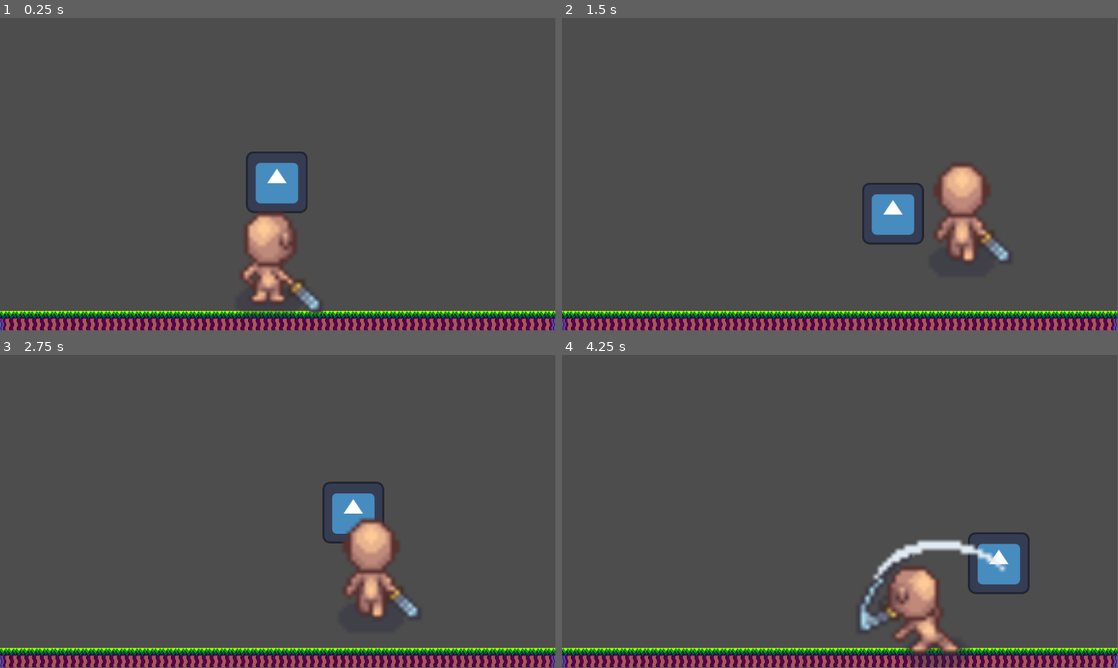
Above: before the commit, frames 1-4 (two rows, left to right).
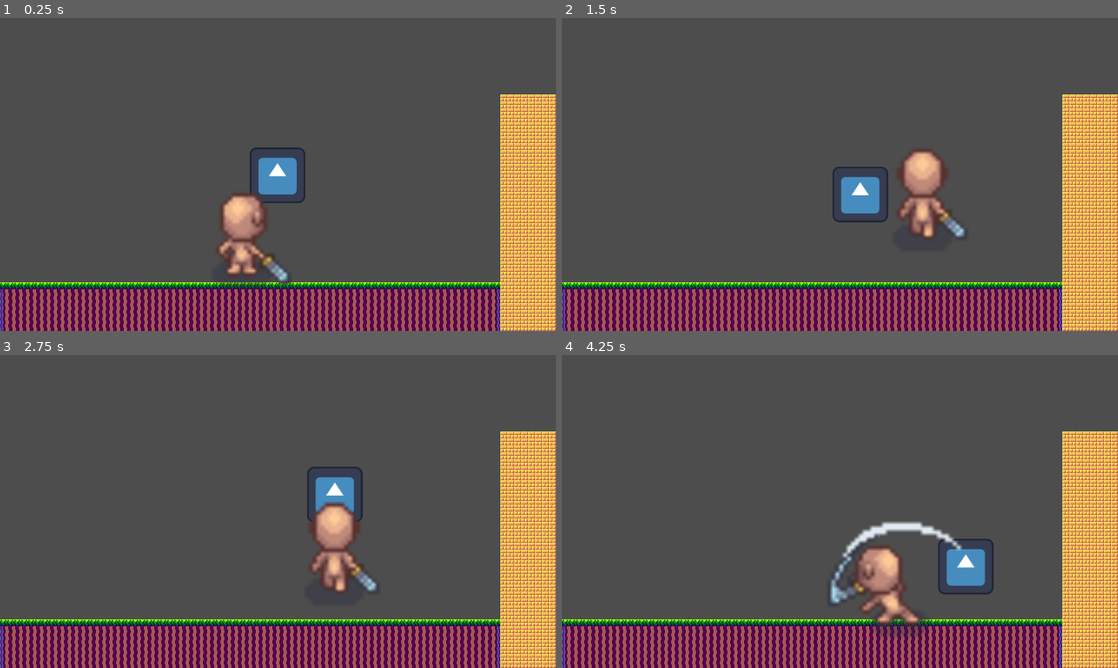
Above: after the commit, the same moments.

Repository: GamesEverMade/FurrieousBlockade
Game: Godot game, scene res://scenes/main_scene.tscn
The game is run twice, just before and just after one commit, with the same random seed, the same clock (stepped at 60 frames per second) and the same inputs. The engine's default icon, where the game draws it, is replaced by a stand-in: a white triangle on a blue panel in a dark square.
Inputs (mouse positions are in pixels of both pictures, inside the frame that each line leads up to):
- Up to frame 1 (0.25 s): no input
- Up to frame 2 (1.5 s): move the mouse to (962, 158) at 0.52 s; hold D (right) from 0.53 s (still down); tap W (up) at 0.6, 0.77, 1.07 s; move the mouse to (728, 190) at 1.27 s; tap Space (parry) at 1.35 s
- Up to frame 3 (2.75 s): tap W (up) at 1.52, 1.55, 1.82, 2.1 s; move the mouse to (333, 442) at 2.02 s; release D (right) at 2.03 s; hold A (left) from 2.03 s (still down)
- Up to frame 4 (4.25 s): move the mouse to (812, 574) at 2.77 s; release A (left) at 2.78 s; hold D (right) from 2.78 s (still down); tap Space (parry) at 2.85 s; tap W (up) at 3.02, 3.05, 3.32, 3.6, 3.77, 4.07 s; move the mouse to (1006, 558) at 3.52 s
In our replay, the window is 799x449 before the commit and 800x450 after it. These sizes can differ from the game's own. Grey fills any space a smaller window leaves; there, only what the larger window draws over its background counts as a difference.

The runs differ from the first frame. In frame 1, 24% of the frame differs, in the area x 0-100%, y 0-100%; in frame 2, 26%; in frame 3, 25%; in frame 4, 26%.

Commit message:
feat: added main and options menu
worked on the prototype of the game's menu. It still missing most of its functionalities. I guess it still missing arround 80% of its functionalities.

Diff:
--- a/project.godot
+++ b/project.godot
@@ -14,6 +14,12 @@
 run/main_scene="uid://buog32t2oj81d"
 config/features=PackedStringArray("4.4", "GL Compatibility")
 config/icon="res://assets/icon.svg"
+
+[display]
+
+window/size/viewport_width=1280
+window/size/viewport_height=720
+window/stretch/mode="viewport"
 
 [input]
 
--- /dev/null
+++ b/scenes/main_menu.tscn
@@ -0,0 +1,72 @@
+[gd_scene load_steps=4 format=3 uid="uid://bale7nv44bxy5"]
+
+[ext_resource type="Script" uid="uid://bvh86dithupul" path="res://scripts/main_menu.gd" id="1_l6cm7"]
+[ext_resource type="Texture2D" uid="uid://bqur1njuwgvgn" path="res://assets/test_background/furry-artwork-wallpaper-preview.jpg" id="2_ekxnf"]
+
+[sub_resource type="SystemFont" id="SystemFont_ekxnf"]
+font_names = PackedStringArray("Geneva")
+
+[node name="menu" type="Control"]
+layout_mode = 3
+anchors_preset = 15
+anchor_right = 1.0
+anchor_bottom = 1.0
+grow_horizontal = 2
+grow_vertical = 2
+script = ExtResource("1_l6cm7")
+
+[node name="TextureRect" type="TextureRect" parent="."]
+layout_mode = 1
+anchors_preset = 15
+anchor_right = 1.0
+anchor_bottom = 1.0
+grow_horizontal = 2
+grow_vertical = 2
+texture = ExtResource("2_ekxnf")
+
+[node name="MarginContainer" type="MarginContainer" parent="."]
+layout_mode = 1
+offset_left = 11.0
+offset_top = 106.0
+offset_right = 382.0
+offset_bottom = 273.0
+scale = Vector2(3, 3)
+
+[node name="title" type="Label" parent="MarginContainer"]
+layout_mode = 2
+size_flags_vertical = 0
+theme_override_colors/font_color = Color(0.910388, 0.245578, 0.85089, 1)
+theme_override_colors/font_shadow_color = Color(0.442084, 0.357542, 0.944167, 1)
+theme_override_colors/font_outline_color = Color(0.065041, 0.717477, 0.890003, 1)
+theme_override_fonts/font = SubResource("SystemFont_ekxnf")
+theme_override_font_sizes/font_size = 30
+text = "Furrieous Brake Blockade"
+
+[node name="VBoxContainer" type="VBoxContainer" parent="MarginContainer"]
+layout_mode = 2
+size_flags_vertical = 8
+theme_override_constants/separation = 8
+alignment = 1
+
+[node name="Control" type="Control" parent="MarginContainer/VBoxContainer"]
+layout_mode = 2
+
+[node name="play" type="Button" parent="MarginContainer/VBoxContainer"]
+layout_mode = 2
+theme_override_colors/font_disabled_color = Color(0.704198, 0.07702, 0.335283, 1)
+theme_override_colors/font_hover_pressed_color = Color(0.448317, 0.134233, 0.473396, 1)
+theme_override_colors/font_outline_color = Color(0.455657, 0.166484, 0.370128, 1)
+theme_override_colors/font_focus_color = Color(0.657632, 0.124129, 0.698592, 1)
+text = "New Game"
+
+[node name="options" type="Button" parent="MarginContainer/VBoxContainer"]
+layout_mode = 2
+text = "Options"
+
+[node name="quit" type="Button" parent="MarginContainer/VBoxContainer"]
+layout_mode = 2
+text = "Quit"
+
+[connection signal="pressed" from="MarginContainer/VBoxContainer/play" to="." method="_on_play_pressed"]
+[connection signal="pressed" from="MarginContainer/VBoxContainer/options" to="." method="_on_options_pressed"]
+[connection signal="pressed" from="MarginContainer/VBoxContainer/quit" to="." method="_on_quit_pressed"]
--- /dev/null
+++ b/scenes/options_menu.tscn
@@ -0,0 +1,147 @@
+[gd_scene load_steps=3 format=3 uid="uid://c20vo7h2xgd3k"]
+
+[ext_resource type="Script" uid="uid://7jhh0pjctk2x" path="res://scripts/options_menu.gd" id="1_liyum"]
+[ext_resource type="Texture2D" uid="uid://cmhawnaioo3q2" path="res://assets/test_background/images.jpeg" id="2_ijpji"]
+
+[node name="OptionsMenu" type="Control"]
+layout_mode = 3
+anchors_preset = 15
+anchor_right = 1.0
+anchor_bottom = 1.0
+grow_horizontal = 2
+grow_vertical = 2
+script = ExtResource("1_liyum")
+
+[node name="TextureRect" type="TextureRect" parent="."]
+layout_mode = 1
+anchors_preset = 15
+anchor_right = 1.0
+anchor_bottom = 1.0
+grow_horizontal = 2
+grow_vertical = 2
+texture = ExtResource("2_ijpji")
+
+[node name="MarginContainer" type="MarginContainer" parent="."]
+layout_mode = 1
+anchors_preset = 15
+anchor_right = 1.0
+anchor_bottom = 1.0
+grow_horizontal = 2
+grow_vertical = 2
+theme_override_constants/margin_left = 20
+theme_override_constants/margin_top = 20
+theme_override_constants/margin_right = 20
+theme_override_constants/margin_bottom = 20
+
+[node name="TabContainer" type="TabContainer" parent="MarginContainer"]
+layout_mode = 2
+current_tab = 2
+
+[node name="Player" type="TabBar" parent="MarginContainer/TabContainer"]
+visible = false
+layout_mode = 2
+metadata/_tab_index = 0
+
+[node name="Video" type="TabBar" parent="MarginContainer/TabContainer"]
+visible = false
+layout_mode = 2
+metadata/_tab_index = 1
+
+[node name="Audio" type="TabBar" parent="MarginContainer/TabContainer"]
+layout_mode = 2
+metadata/_tab_index = 2
+
+[node name="VBoxContainer" type="VBoxContainer" parent="MarginContainer/TabContainer/Audio"]
+layout_mode = 1
+offset_left = 18.0
+offset_top = 16.0
+offset_right = 575.0
+offset_bottom = 65.0
+theme_override_constants/separation = 30
+
+[node name="volumebox" type="HBoxContainer" parent="MarginContainer/TabContainer/Audio/VBoxContainer"]
+layout_mode = 2
+size_flags_horizontal = 4
+size_flags_vertical = 6
+theme_override_constants/separation = 30
+
+[node name="volume_label" type="Label" parent="MarginContainer/TabContainer/Audio/VBoxContainer/volumebox"]
+layout_mode = 2
+text = "Main Volume"
+
+[node name="volume" type="HSlider" parent="MarginContainer/TabContainer/Audio/VBoxContainer/volumebox"]
+custom_minimum_size = Vector2(300, 30)
+layout_mode = 2
+value = 80.0
+
+[node name="mute_label" type="Label" parent="MarginContainer/TabContainer/Audio/VBoxContainer/volumebox"]
+layout_mode = 2
+text = "Mute"
+
+[node name="mute_checkbox" type="CheckBox" parent="MarginContainer/TabContainer/Audio/VBoxContainer/volumebox"]
+layout_mode = 2
+
+[node name="Controls" type="TabBar" parent="MarginContainer/TabContainer"]
+visible = false
+layout_mode = 2
+metadata/_tab_index = 3
+
+[node name="Quit" type="TabBar" parent="MarginContainer/TabContainer"]
+visible = false
+layout_mode = 2
+metadata/_tab_index = 4
+
+[node name="VBoxContainer" type="VBoxContainer" parent="MarginContainer/TabContainer/Quit"]
+layout_mode = 0
+offset_left = 30.0
+offset_top = 30.0
+offset_right = 302.0
+offset_bottom = 70.0
+theme_override_constants/separation = 30
+
+[node name="Label" type="Label" parent="MarginContainer/TabContainer/Quit/VBoxContainer"]
+layout_mode = 2
+size_flags_vertical = 3
+text = "Are you sure that you want to quit?"
+horizontal_alignment = 1
+vertical_alignment = 1
+
+[node name="HBoxContainer" type="HBoxContainer" parent="MarginContainer/TabContainer/Quit/VBoxContainer"]
+layout_mode = 2
+alignment = 1
+
+[node name="Quit" type="Button" parent="MarginContainer/TabContainer/Quit/VBoxContainer/HBoxContainer"]
+layout_mode = 2
+text = "Quit Game... Pleeeseee..."
+
+[node name="Main menu" type="TabBar" parent="MarginContainer/TabContainer"]
+visible = false
+layout_mode = 2
+metadata/_tab_index = 5
+
+[node name="VBoxContainer" type="VBoxContainer" parent="MarginContainer/TabContainer/Main menu"]
+offset_left = 30.0
+offset_top = 30.0
+offset_right = 302.0
+offset_bottom = 70.0
+theme_override_constants/separation = 30
+
+[node name="Label" type="Label" parent="MarginContainer/TabContainer/Main menu/VBoxContainer"]
+layout_mode = 2
+size_flags_vertical = 3
+text = "Would you Like to return to the main menu?"
+horizontal_alignment = 1
+vertical_alignment = 1
+
+[node name="HBoxContainer" type="HBoxContainer" parent="MarginContainer/TabContainer/Main menu/VBoxContainer"]
+layout_mode = 2
+alignment = 1
+
+[node name="Main menu" type="Button" parent="MarginContainer/TabContainer/Main menu/VBoxContainer/HBoxContainer"]
+layout_mode = 2
+text = "Return to Main Menu"
+
+[connection signal="value_changed" from="MarginContainer/TabContainer/Audio/VBoxContainer/volumebox/volume" to="." method="_on_volume_value_changed"]
+[connection signal="toggled" from="MarginContainer/TabContainer/Audio/VBoxContainer/volumebox/mute_checkbox" to="." method="_on_mute_checkbox_toggled"]
+[connection signal="pressed" from="MarginContainer/TabContainer/Quit/VBoxContainer/HBoxContainer/Quit" to="." method="_on_quit_pressed"]
+[connection signal="pressed" from="MarginContainer/TabContainer/Main menu/VBoxContainer/HBoxContainer/Main menu" to="." method="_on_main_menu_pressed"]
--- /dev/null
+++ b/scripts/main_menu.gd
@@ -0,0 +1,31 @@
+extends Control
+
+## MAIN MENU
+##
+## It controls the Main Menu Functionalities.
+
+
+"""
+_on_play_pressed:
+It awaits for the signal event of the button 'play' be press.
+@param play.pressed(): Signal
+"""
+func _on_play_pressed():
+	get_tree().change_scene_to_file("res://scenes/main_scene.tscn")
+
+"""
+_on_options_pressed:
+It awaits for the signal event of the button 'play' be press.
+@param play.pressed(): Signal
+"""
+func _on_options_pressed():
+	get_tree().change_scene_to_file("res://scenes/options_menu.tscn")
+
+"""
+_on_quit_pressed:
+It awaits for the signal event of the button 'play' be press.
+@param play.pressed(): Signal
+"""
+func _on_quit_pressed():
+	# Closes all the nodes on the game tree, closing the game.
+	get_tree().quit()
--- /dev/null
+++ b/scripts/options_menu.gd
@@ -0,0 +1,41 @@
+extends Control
+class_name Option_menu
+
+## OPTION MENU
+##
+## Manages the Option Menu Methods and Behaviours.
+
+## PLAYER AREA
+
+## VIDEO AREA
+
+## AUDIO AREA
+
+"""
+MAIN VOLUME
+Get the event of change the volume slider, and gets its value as param to set the main value.
+@param value : Gets the value of the volume.
+"""
+# Main Volume control
+func _on_volume_value_changed(value):
+	# Tracks the Main Volume
+	AudioServer.set_bus_volume_db(0, value)
+# Main volume mute
+func _on_mute_checkbox_toggled(toggled_on):
+	AudioServer.set_bus_mute(0, toggled_on)
+
+## CONTROLS AREA
+
+## QUIT AREA
+"""
+QUIT GAME
+Awaits the event of 'quit' button, on the tab 'quit' from the 'options menu'.
+@param Signal pressed(): Awaits a signal 'pressed()'
+"""
+func _on_quit_pressed():
+	# It close all nodes on the tree, making the game to finish.s
+	get_tree().quit()
+
+## MAIN MENU RETURN AREA
+func _on_main_menu_pressed():
+	get_tree().change_scene_to_file("res://scenes/main_menu.tscn")
Binary file added: assets/test_background/furry-artwork-wallpaper-preview.jpg
Not shown, added: assets/test_background/furry-artwork-wallpaper-preview.jpg.import
Binary file added: assets/test_background/images.jpeg
Not shown, added: assets/test_background/images.jpeg.import
Not shown, added: scripts/main_menu.gd.uid
Not shown, added: scripts/options_menu.gd.uid
